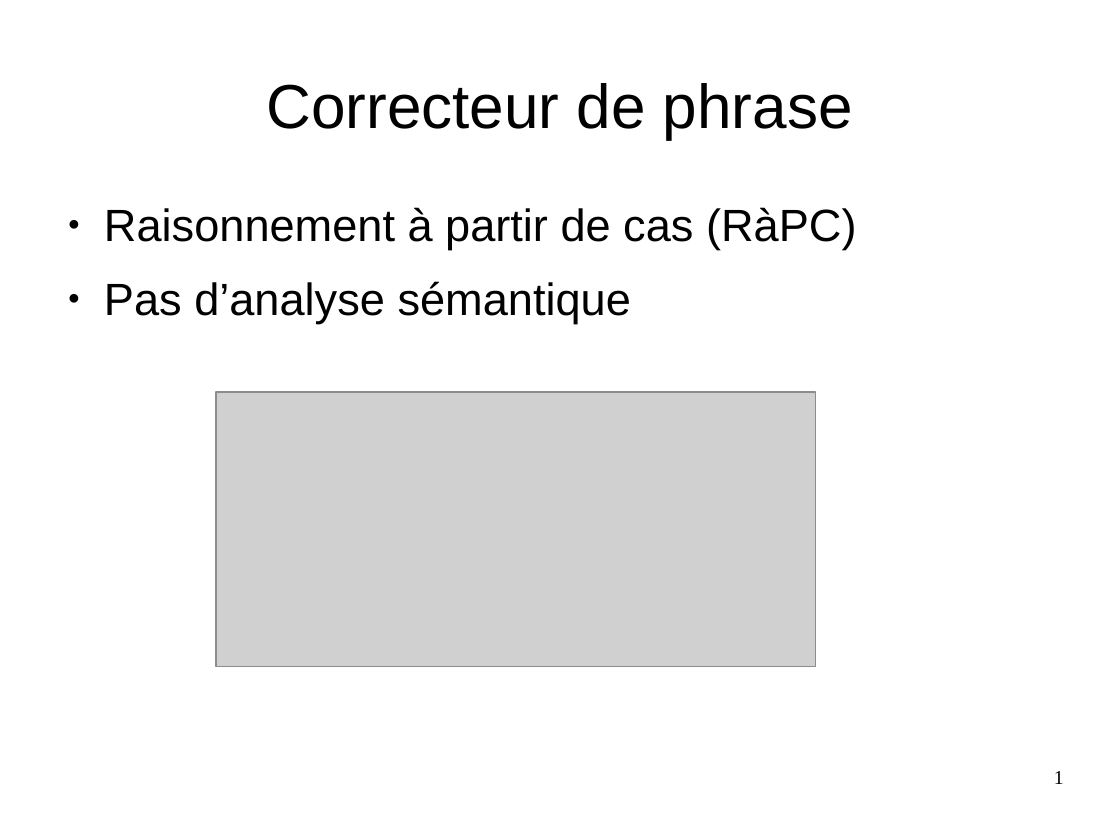
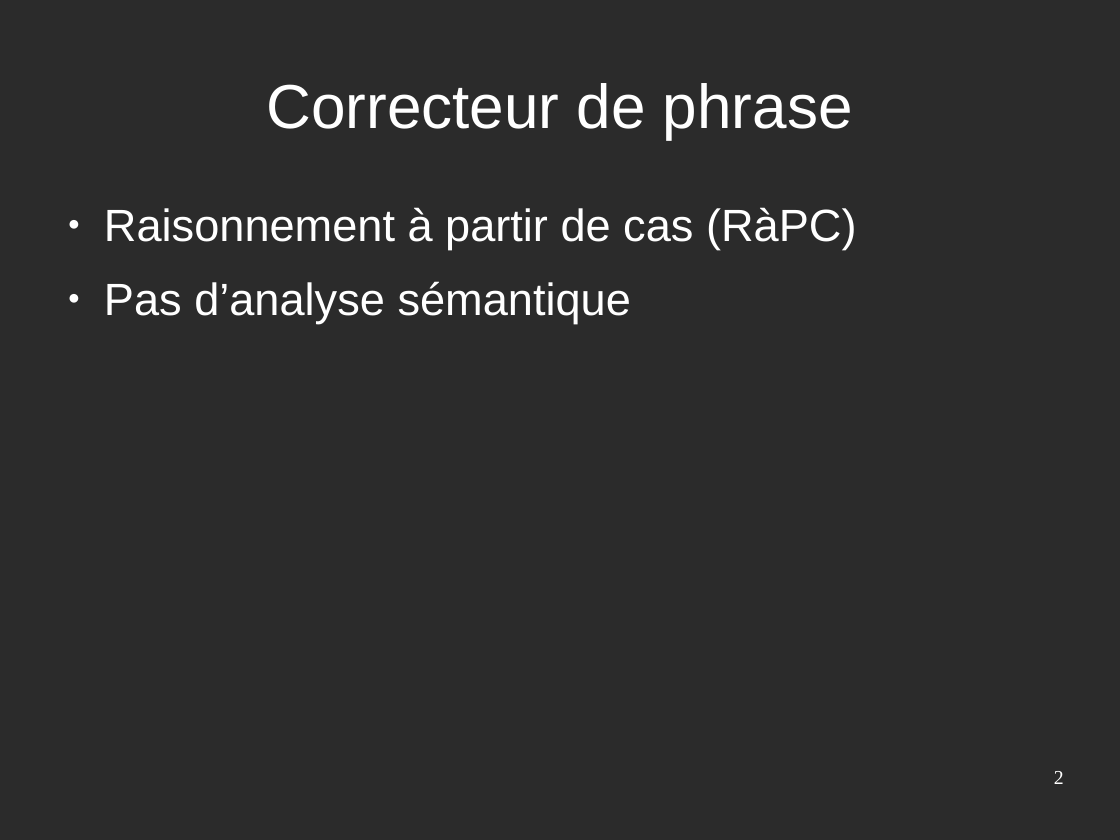
Before and after one commit to Sle3pingForest/StageL3, a slide deck: slide 2 of RapportAndre/pres.odp (slide 1 before the commit). Drawn at 1120x840 pixels with LibreOffice and Linux fonts; fonts in the diff are those of the drawing; grey boxes stand for pictures; background and template pictures are left out; a plain dark background stands for a picture behind light text. Boxes give left, top, right and bottom in pixels: in the first picture for what was removed or moved away, otherwise in the second. Text is boxed around its words. In the diff, an @@ line names an element or a change of style, - is before the commit and + after.

```diff
--- a/RapportAndre/pres.odp
+++ b/RapportAndre/pres.odp
@@ background #FFFFFF to picture (left out) @@
@@ title "Correcteur de phrase" at bbox=[266, 83, 853, 139]: text colour #000000 to #FFFFFF @@
@@ text "Raisonnement à partir de cas ..." at bbox=[104, 207, 857, 324]: text colour #000000 to #FFFFFF; bullet colour #000000 to #FFFFFF @@
@@ picture removed at bbox=[216, 392, 816, 667] @@
@@ page number at bbox=[1054, 771, 1064, 784]: text changed; text colour #000000 to #FFFFFF @@
-1
+2
```
Also in this commit, not shown: 7 other slides changed, 3 slides added, 2 slides removed, 2 other files.
